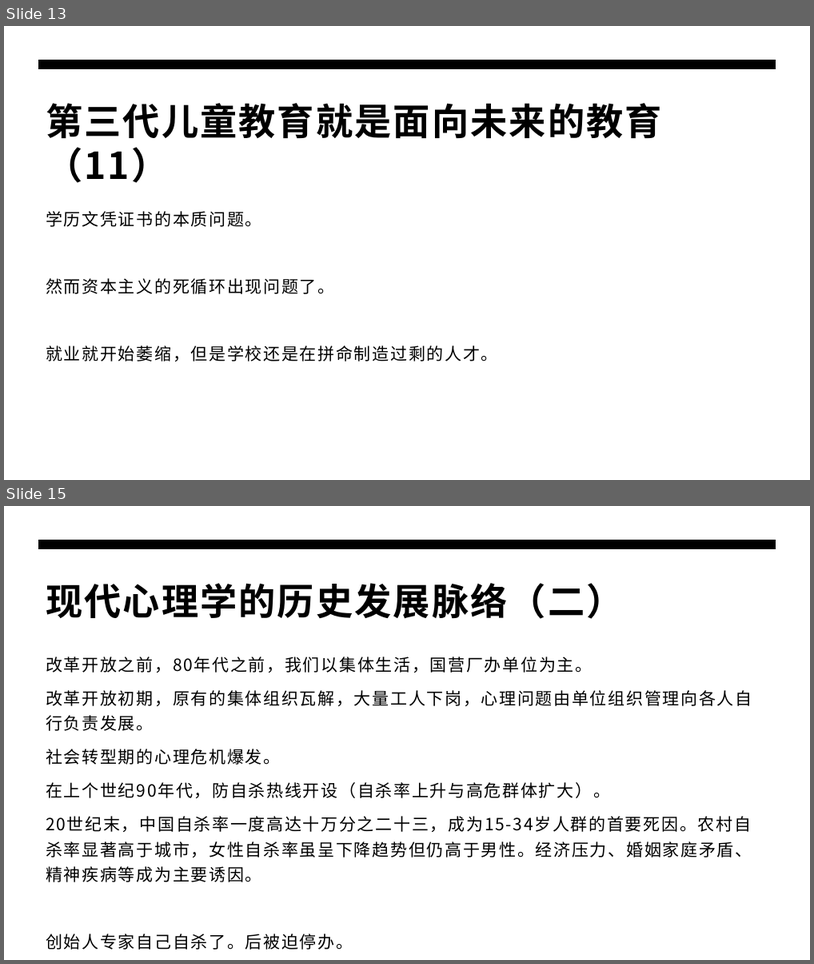
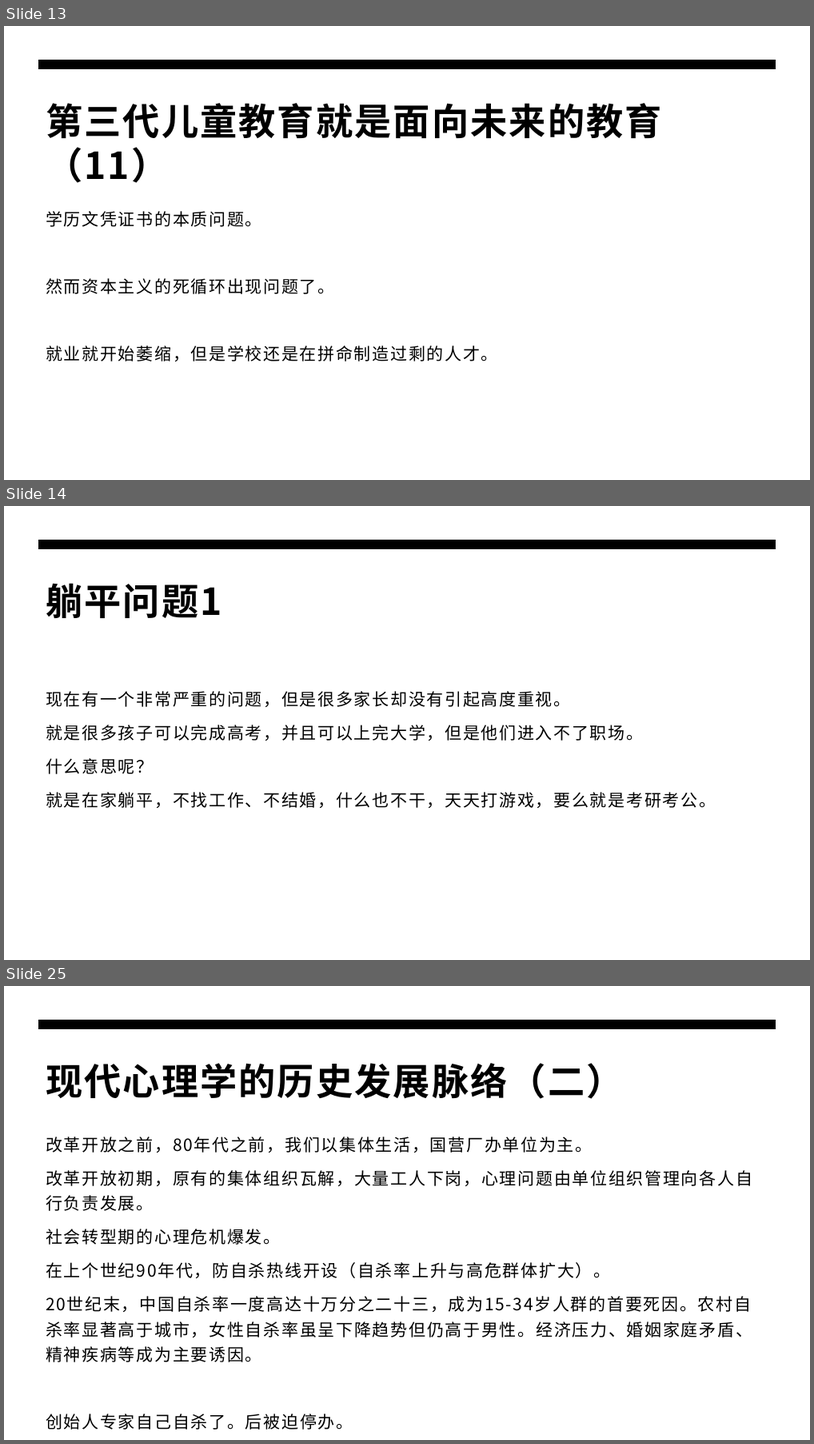
Before and after one commit to panxibei/writing, a slide deck: 44_心理学/24_浥尘伙伴社团原创：浥尘智慧家长课堂/AI时代高智慧家长私教课/父母公开课/父母公开课.pptx. Shown one above the other, each under a label of ours: slides 13 and 15 before the commit, slides 13, 14 and 25 after it; the slides between them are not shown. The pictures are 814x964 and 814x1444 pixels, drawn with LibreOffice and Linux fonts; fonts in the diff are those of the drawing. Boxes give left, top, right and bottom in pixels: in the first picture for what was removed or moved away, otherwise in the second. Text is boxed around its words. In the diff, an @@ line names an element or a change of style, - is before the commit and + after.

```diff
--- a/44_心理学/24_浥尘伙伴社团原创：浥尘智慧家长课堂/AI时代高智慧家长私教课/父母公开课/父母公开课.pptx
+++ b/44_心理学/24_浥尘伙伴社团原创：浥尘智慧家长课堂/AI时代高智慧家长私教课/父母公开课/父母公开课.pptx
@@ slide 14 added at box(4, 506, 810, 960), background #FFFFFF; not listed: 1 template element that a slide beside it also shows @@
@@ title added at box(46, 583, 222, 618), 44 pt, text #000000, bold @@
+躺平问题1
@@ text added at box(46, 691, 716, 808), 20 pt, text #000000 @@
+现在有一个非常严重的问题，但是很多家长却没有引起高度重视。
+就是很多孩子可以完成高考，并且可以上完大学，但是他们进入不了职场。
+什么意思呢？
+就是在家躺平，不找工作、不结婚，什么也不干，天天打游戏，要么就是考研考公。
@@ what was slide 15 is now slide 25 @@
```
Also in this commit, not shown: 1 slide changed, 9 other slides added.
